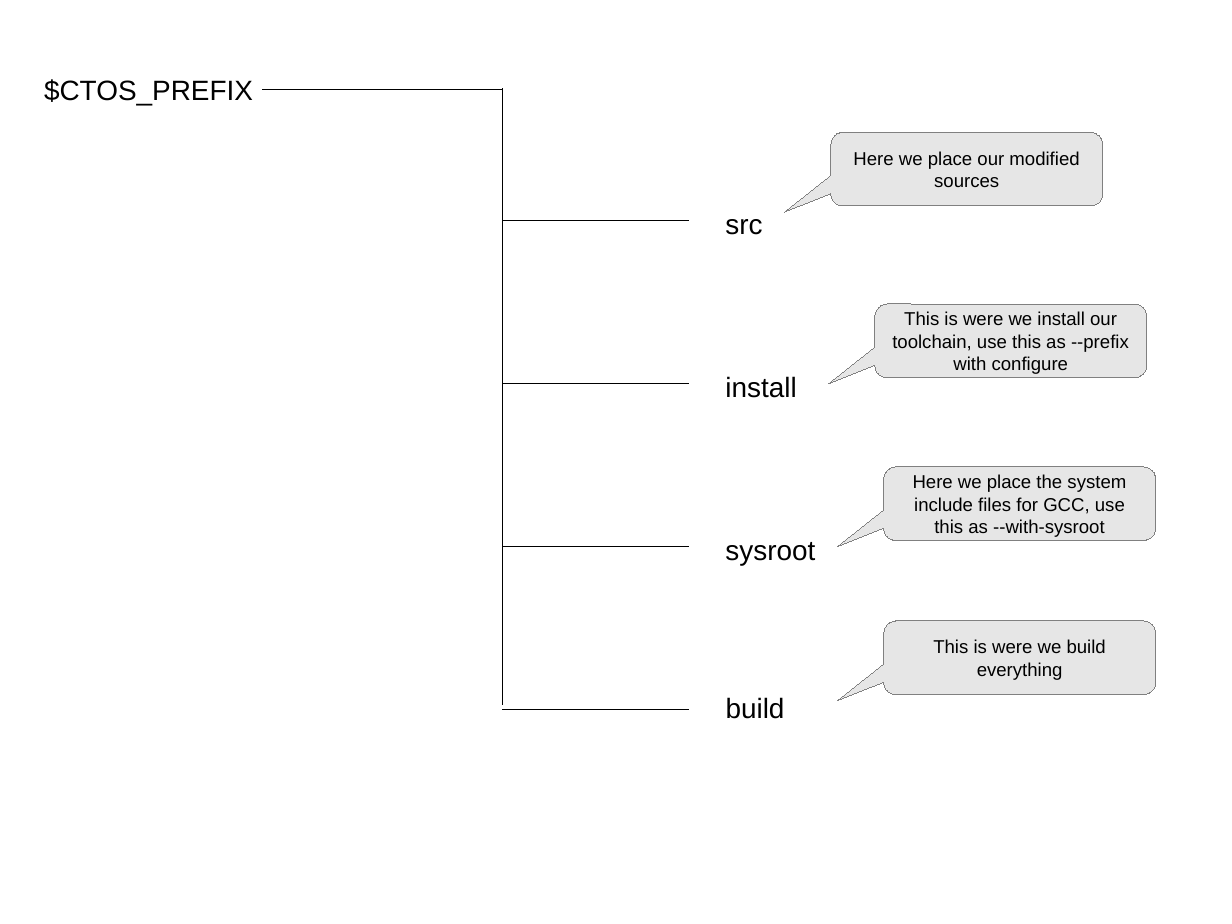
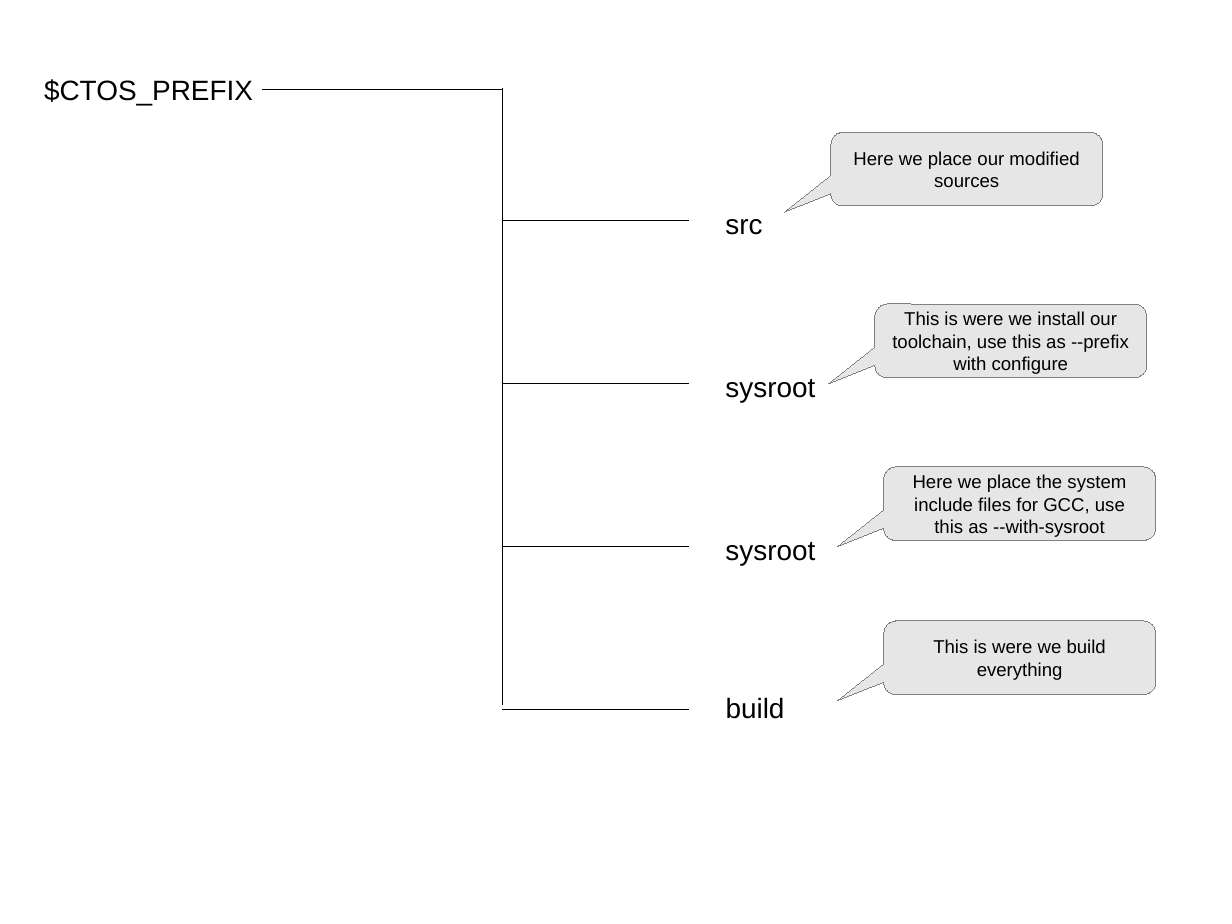
Before and after one commit to christianb93/ctOS, a slide deck: slide 2 of doc/system/src/Toolchain.odp. Drawn at 1232x924 pixels with LibreOffice and Linux fonts; fonts in the diff are those of the drawing. Boxes give left, top, right and bottom in pixels: in the first picture for what was removed or moved away, otherwise in the second. Text is boxed around its words. In the diff, an @@ line names an element or a change of style, - is before the commit and + after.

```diff
--- a/doc/system/src/Toolchain.odp
+++ b/doc/system/src/Toolchain.odp
@@ text at (x1=725, y1=379, x2=815, y2=402): text changed @@
-install
+sysroot
```
Also in this commit, not shown: 4 other files.
